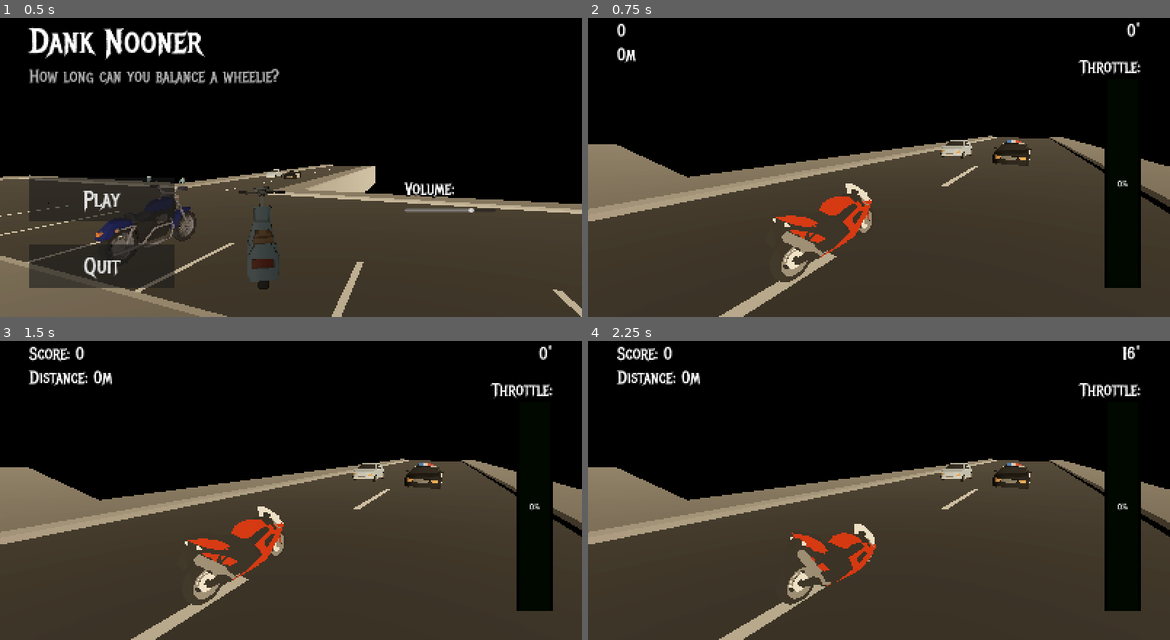
Above: before the commit, frames 1-4 (two rows, left to right).
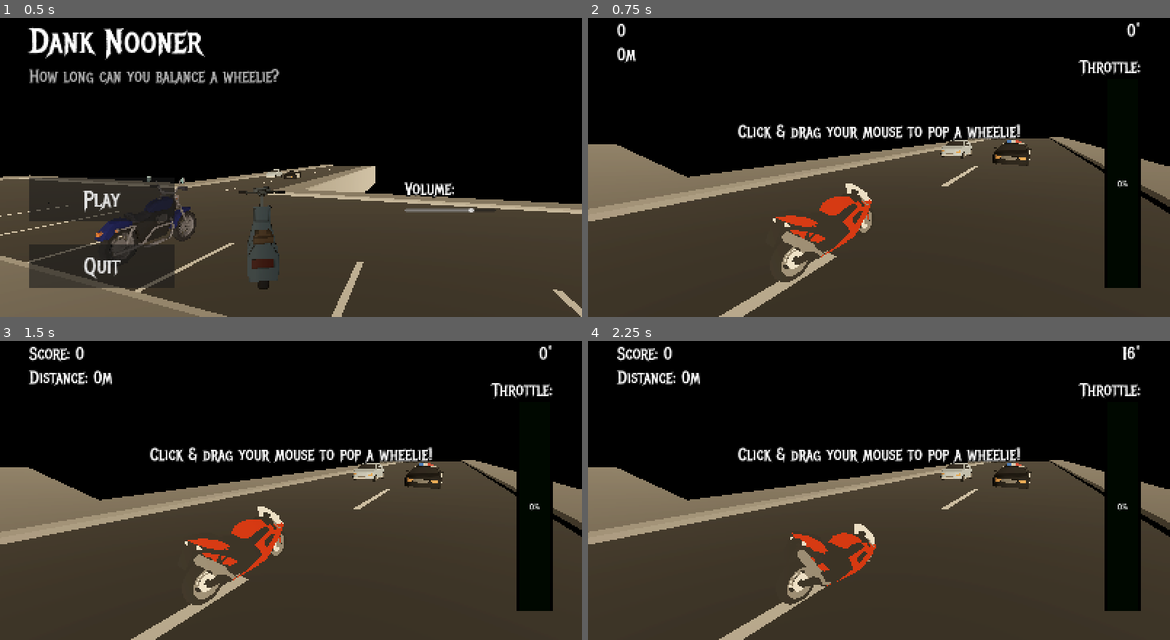
Above: after the commit, the same moments.

Repository: ssebs/DankNooner
Game: Godot game, scene res://scenes/main_game.tscn
The game is run twice, just before and just after one commit, with the same random seed, the same clock (stepped at 60 frames per second) and the same inputs.
Inputs (mouse positions are in pixels of both pictures, inside the frame that each line leads up to):
- Up to frame 1 (0.5 s): no input
- Up to frame 2 (0.75 s): click "Play" at 0.5 s
- Up to frame 3 (1.5 s): tap Enter at 1.25 s; move the mouse to (320, 475) at 1.27 s; hold W (lean_forward) from 1.28 s (still down); click (320, 475) at 1.42 s
- Up to frame 4 (2.25 s): keep holding W (lean_forward); tap Space (brake) at 2 s; move the mouse to (849, 478) at 2.02 s; click (849, 478) at 2.17 s

Frame 1 is identical in both runs. In frame 2, 1.2% of the frame differs, in the area x 25-75%, y 35-42%; in frame 3, 1.2%; in frame 4, 1.2%.

Commit message:
broken restart

Diff:
--- a/project.godot
+++ b/project.godot
@@ -11,7 +11,7 @@
 [application]
 
 config/name="DankNooner"
-run/main_scene="uid://b8y3uqkpm2ctg"
+run/main_scene="uid://bt8t0gafmsf2w"
 config/features=PackedStringArray("4.4", "Mobile")
 boot_splash/show_image=false
 config/icon="res://icon.svg"
--- a/scenes/main_game.gd
+++ b/scenes/main_game.gd
@@ -7,25 +7,49 @@
 @onready var menu_stuff = %MenuStuff
 
 enum GameState {MAIN_MENU, PAUSE_MENU, PLAYING}
+
 var game_state: GameState:
     set(val):
         game_state = val
         switch_game_state(val)
+var motorcycle: Motorcycle
 
 func _ready():
     game_state = GameState.MAIN_MENU
-    ui.play_btn.pressed.connect(on_play_pressed)
+    ui.play_btn.pressed.connect(start_run)
     ui.quit_btn.pressed.connect(func():
         get_tree().quit(0)
     )
+    ui.restart_btn.pressed.connect(on_restart_pressed)
 
-
-func on_play_pressed():
-    var motorcycle: Motorcycle = moto_scene.instantiate()
+## Spawn Motorcycle, add child, set cam, switch game state, conn finished_run signal
+func start_run():
+    motorcycle = moto_scene.instantiate()
     motorcycle.global_position = spawn_pos.global_position
     add_child(motorcycle)
     motorcycle.camera.make_current()
     switch_game_state(GameState.PLAYING)
+    motorcycle.finished_run.connect(on_run_finished)
+    SignalBus.notify_ui.emit("Click & drag your mouse to pop a wheelie!", 2)
+
+## Note: Motorcycle should queue_free() on it's own
+func on_run_finished(has_crashed: bool):
+    # ui.notify_finished.connect(func():
+    #     pass
+    # )
+    ui.restart_btn.visible = true
+    if has_crashed:
+        # disable_input = true
+        SignalBus.notify_ui.emit("You crashed!")
+    else:
+        # disable_input = true
+        SignalBus.notify_ui.emit("Run finished!")
+
+func on_restart_pressed():
+    ui.restart_btn.visible = false
+    # reset score
+    start_run()
+
 
 # TODO: move pause/esc/press logic here
 
--- a/scenes/main_game.tscn
+++ b/scenes/main_game.tscn
@@ -31,6 +31,33 @@
 tonemap_mode = 2
 glow_enabled = true
 
+[sub_resource type="Animation" id="Animation_sp04v"]
+length = 0.001
+tracks/0/type = "value"
+tracks/0/imported = false
+tracks/0/enabled = true
+tracks/0/path = NodePath("MenuStuff/SportBike01:position")
+tracks/0/interp = 1
+tracks/0/loop_wrap = true
+tracks/0/keys = {
+"times": PackedFloat32Array(0),
+"transitions": PackedFloat32Array(1),
+"update": 0,
+"values": [Vector3(31, 0, 10)]
+}
+tracks/1/type = "value"
+tracks/1/imported = false
+tracks/1/enabled = true
+tracks/1/path = NodePath("MenuStuff/SportBike01:rotation")
+tracks/1/interp = 1
+tracks/1/loop_wrap = true
+tracks/1/keys = {
+"times": PackedFloat32Array(0),
+"transitions": PackedFloat32Array(1),
+"update": 0,
+"values": [Vector3(0, 1.5708, 0)]
+}
+
 [sub_resource type="Animation" id="Animation_8xp80"]
 resource_name = "bike_wheelie"
 length = 6.0
@@ -60,33 +87,6 @@
 "values": [Vector3(1.0472, 1.5708, 0), Vector3(1.0472, 1.5708, 7.57104e-08), Vector3(1.0472, 1.5708, 7.57104e-08)]
 }
 
-[sub_resource type="Animation" id="Animation_sp04v"]
-length = 0.001
-tracks/0/type = "value"
-tracks/0/imported = false
-tracks/0/enabled = true
-tracks/0/path = NodePath("MenuStuff/SportBike01:position")
-tracks/0/interp = 1
-tracks/0/loop_wrap = true
-tracks/0/keys = {
-"times": PackedFloat32Array(0),
-"transitions": PackedFloat32Array(1),
-"update": 0,
-"values": [Vector3(31, 0, 10)]
-}
-tracks/1/type = "value"
-tracks/1/imported = false
-tracks/1/enabled = true
-tracks/1/path = NodePath("MenuStuff/SportBike01:rotation")
-tracks/1/interp = 1
-tracks/1/loop_wrap = true
-tracks/1/keys = {
-"times": PackedFloat32Array(0),
-"transitions": PackedFloat32Array(1),
-"update": 0,
-"values": [Vector3(0, 1.5708, 0)]
-}
-
 [sub_resource type="AnimationLibrary" id="AnimationLibrary_sp04v"]
 _data = {
 &"RESET": SubResource("Animation_sp04v"),
@@ -202,7 +202,7 @@
 transform = Transform3D(-1.24577e-08, 0, 0.285, 0, 0.285, 0, -0.285, 0, -1.24577e-08, 7.99456, 0.027356, 16.9172)
 
 [node name="SportBike01" parent="MenuStuff" instance=ExtResource("14_8xp80")]
-transform = Transform3D(-1.44248e-09, 0, 0.033, 0, 0.033, 0, -0.033, 0, -1.44248e-09, 31, 0, 10)
+transform = Transform3D(-1.1946e-07, 0, 0.033, 0, 0.033, 0, -0.033, 0, -1.1946e-07, 31, 0, 10)
 
 [node name="MenuAnim" type="AnimationPlayer" parent="MenuStuff"]
 root_node = NodePath("../..")
--- a/scenes/motorcycle.gd
+++ b/scenes/motorcycle.gd
@@ -1,4 +1,6 @@
 class_name Motorcycle extends AnimatableBody3D
+
+signal finished_run(has_crashed: bool)
 
 @onready var anim_player: AnimationPlayer = %AnimationPlayer
 @onready var rotate_point: Node3D = %RotatePoint
@@ -35,9 +37,11 @@
     # Capture/uncapture the mouse w/ click/escape
     if event is InputEventMouseButton:
         if Input.mouse_mode == Input.MOUSE_MODE_VISIBLE:
-            Input.mouse_mode = Input.MOUSE_MODE_CAPTURED
+            if !disable_input:
+                Input.mouse_mode = Input.MOUSE_MODE_CAPTURED
         if !has_started:
             has_started = true
+
     if event is InputEventKey:
         if event.keycode == KEY_ESCAPE:
             Input.mouse_mode = Input.MOUSE_MODE_VISIBLE
@@ -78,11 +82,20 @@
 
     # crash checks
     if current_x_angle_deg > 90:
-        do_crash()
+        disable_input = true
+        Input.mouse_mode = Input.MOUSE_MODE_VISIBLE
+        anim_player.animation_finished.connect(func(_anim_name: String):
+            queue_free()
+            finished_run.emit(true)
+        )
+        anim_player.play("crash")
         return
 
     if has_started && SignalBus.score > 200 && current_x_angle_deg < 0:
-        do_finish_run()
+        disable_input = true
+        Input.mouse_mode = Input.MOUSE_MODE_VISIBLE
+        queue_free()
+        finished_run.emit(false)
         return
 
     # swerve the bike
@@ -103,12 +116,3 @@
     if has_started:
         SignalBus.distance += delta * speed
         SignalBus.score += roundi((SignalBus.distance * SignalBus.angle_deg) / 100)
-
-func do_crash():
-    disable_input = true
-    anim_player.play("crash")
-    SignalBus.notify_ui.emit("You crashed!")
-
-func do_finish_run():
-    disable_input = true
-    SignalBus.notify_ui.emit("Run finished!")
--- a/scenes/ui.gd
+++ b/scenes/ui.gd
@@ -1,6 +1,8 @@
 class_name UI extends MarginContainer
 
-@export var notify_time_sec = 5
+signal notify_finished()
+
+@export var notify_time_sec = 3
 
 @onready var angle_label: Label = %AngleLabel
 @onready var notify_label: Label = %NotifyLabel
@@ -15,6 +17,7 @@
 @onready var play_btn: Button = %PlayBtn
 @onready var quit_btn: Button = %QuitBtn
 @onready var volume_slider: Slider = %VolumeSlider
+@onready var restart_btn: Button = %RestartBtn
 
 # var notifications = [] # todo: use queue for multiple
 
@@ -29,6 +32,7 @@
     score_label.text = "0"
     distance_label.text = "0m"
     throttle_progress.value = 0
+    restart_btn.visible = false
 
 func switch_panels(state: MainGame.GameState):
     match state:
@@ -71,8 +75,9 @@
 
     angle_label.add_theme_color_override("font_color", color)
 
-func on_notify_ui(msg: String):
+func on_notify_ui(msg: String, duration: float = notify_time_sec):
     notify_label.text = msg
-    await get_tree().create_timer(notify_time_sec).timeout
+    await get_tree().create_timer(duration).timeout
     notify_label.text = ""
+    notify_finished.emit()
 #endregion
--- a/scenes/ui.tscn
+++ b/scenes/ui.tscn
@@ -20,19 +20,35 @@
 
 [node name="GamePanel" type="Control" parent="."]
 unique_name_in_owner = true
-visible = false
 layout_mode = 2
 
-[node name="NotifyLabel" type="Label" parent="GamePanel"]
+[node name="VBoxContainer3" type="VBoxContainer" parent="GamePanel"]
+layout_mode = 1
+anchors_preset = 8
+anchor_left = 0.5
+anchor_top = 0.5
+anchor_right = 0.5
+anchor_bottom = 0.5
+offset_left = -200.0
+offset_top = -92.5
+offset_right = 200.0
+offset_bottom = 92.5
+grow_horizontal = 2
+grow_vertical = 2
+
+[node name="NotifyLabel" type="Label" parent="GamePanel/VBoxContainer3"]
 unique_name_in_owner = true
 layout_mode = 2
-offset_left = 658.0
-offset_top = 339.0
-offset_right = 781.0
-offset_bottom = 400.0
 size_flags_horizontal = 4
 theme_override_font_sizes/font_size = 48
 text = "NOTIFY"
+
+[node name="RestartBtn" type="Button" parent="GamePanel/VBoxContainer3"]
+unique_name_in_owner = true
+custom_minimum_size = Vector2(400, 120)
+layout_mode = 2
+theme_override_font_sizes/font_size = 64
+text = "Restart Game"
 
 [node name="VBoxContainer" type="VBoxContainer" parent="GamePanel"]
 layout_mode = 2
@@ -92,6 +108,7 @@
 
 [node name="MainMenuPanel" type="Control" parent="."]
 unique_name_in_owner = true
+visible = false
 layout_mode = 2
 
 [node name="TitleContainer" type="VBoxContainer" parent="MainMenuPanel"]
--- a/scripts/signal_bus.gd
+++ b/scripts/signal_bus.gd
@@ -24,7 +24,7 @@
         distance_updated.emit(val)
 signal distance_updated(distance: float)
 
-signal notify_ui(msg: String) # see ui.gd
+signal notify_ui(msg: String, duration: float) # see ui.gd
 
 
 func _hide_warnings_in_editor():
Not shown: 1 places in scenes/main_game.tscn that only renumber resources
Not shown: 1 places in scenes/treadmill_road.tscn that only renumber resources
